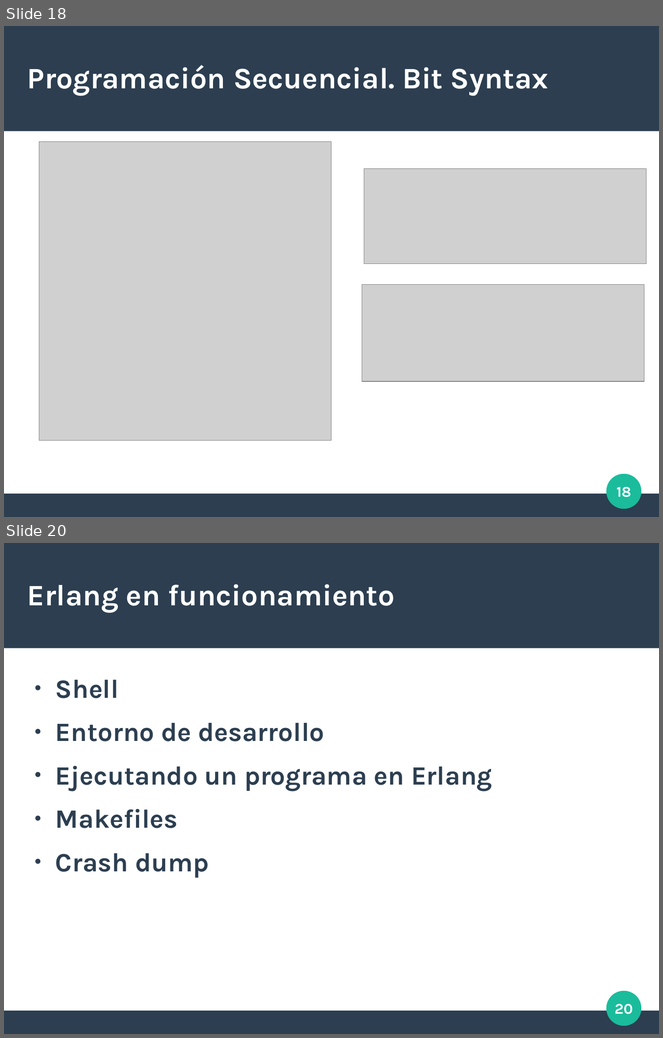
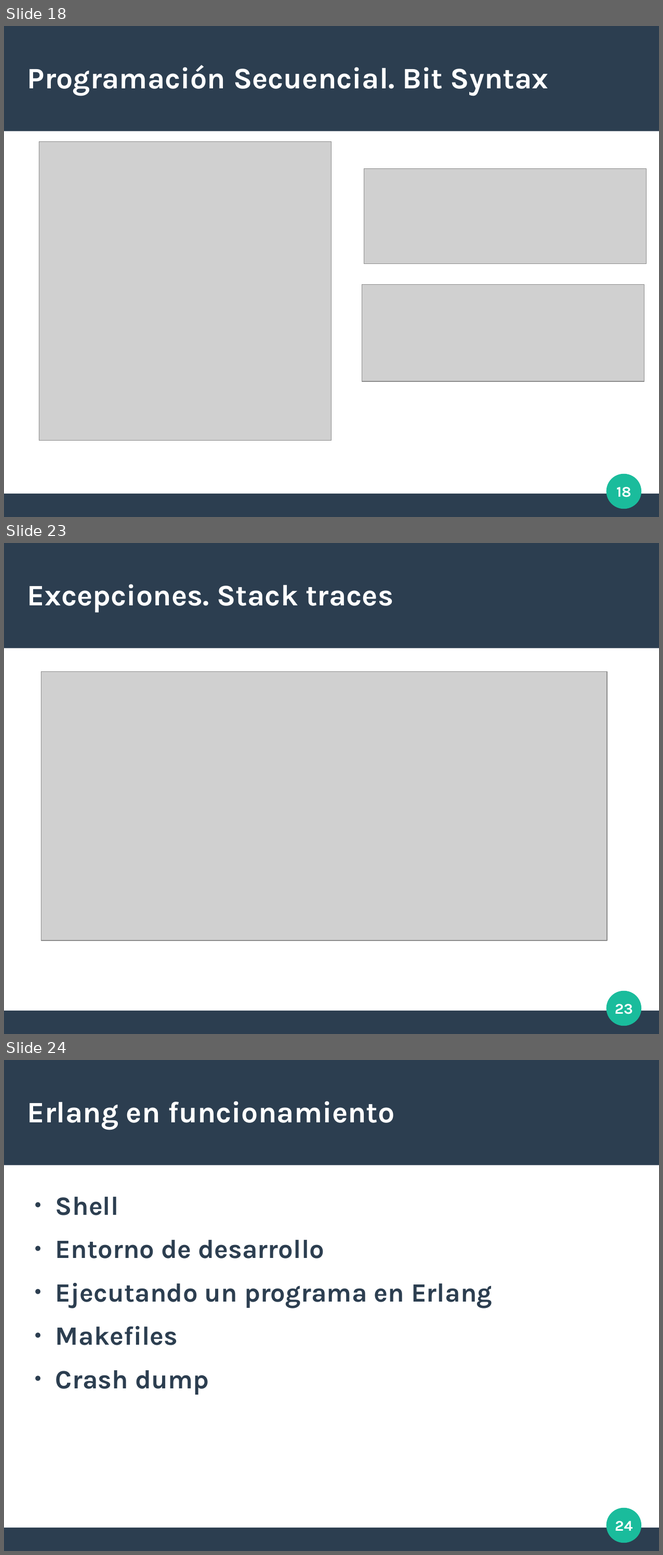
Before and after one commit to duqueGZ/erlang_101, a slide deck: doc/slides_erlang_101.odp. Shown one above the other, each under a label of ours: slides 18 and 20 before the commit, slides 18, 23 and 24 after it; the slides between them are not shown. The pictures are 663x1038 and 663x1555 pixels, drawn with LibreOffice and Linux fonts; fonts in the diff are those of the drawing; grey boxes stand for pictures. Boxes give left, top, right and bottom in pixels: in the first picture for what was removed or moved away, otherwise in the second. Text is boxed around its words. In the diff, an @@ line names an element or a change of style, - is before the commit and + after.

```diff
--- a/doc/slides_erlang_101.odp
+++ b/doc/slides_erlang_101.odp
@@ slide 23 added at bbox=[4, 543, 659, 1034], background #FFFFFF; not listed: 3 template elements that a slide beside it also shows @@
@@ title added at bbox=[27, 584, 393, 613], 36 pt, text #FFFFFF, bold @@
+Excepciones. Stack traces
@@ picture added at bbox=[41, 672, 608, 941] @@
@@ page number added at bbox=[615, 1004, 633, 1015], 18 pt, text #FFFFFF, bold @@
+23
@@ what was slide 20 is now slide 24 @@
@@ page number at bbox=[615, 1521, 633, 1531]: text changed @@
-20
+24
```
Also in this commit, not shown: 1 slide changed, 3 other slides added, 1 other file.
